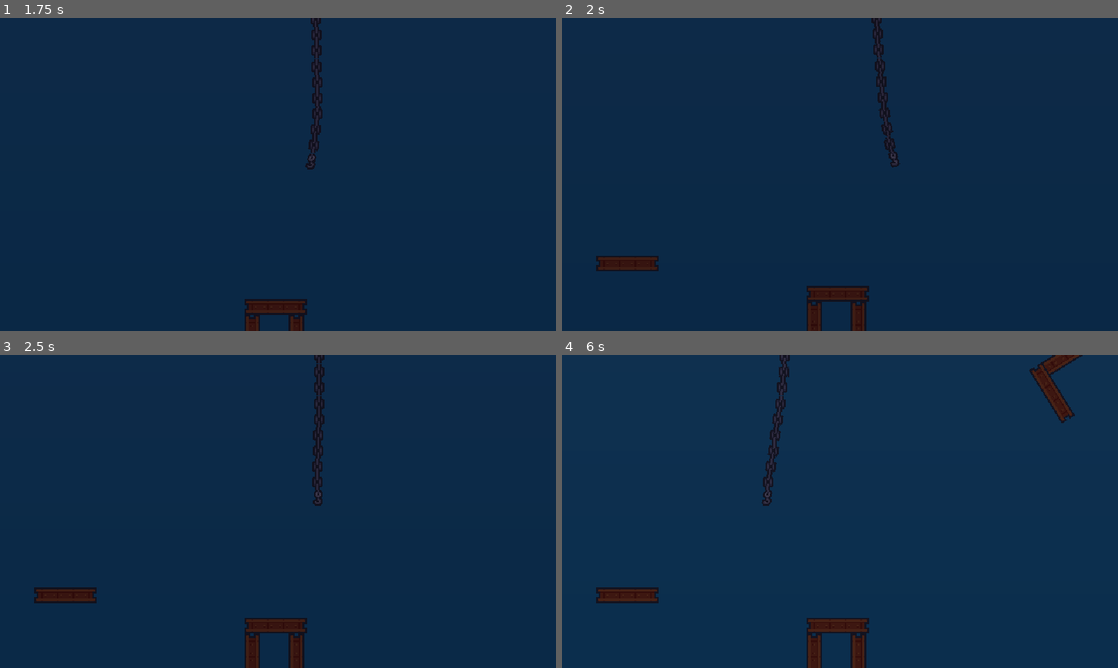
Above: before the commit, frames 1-4 (two rows, left to right).
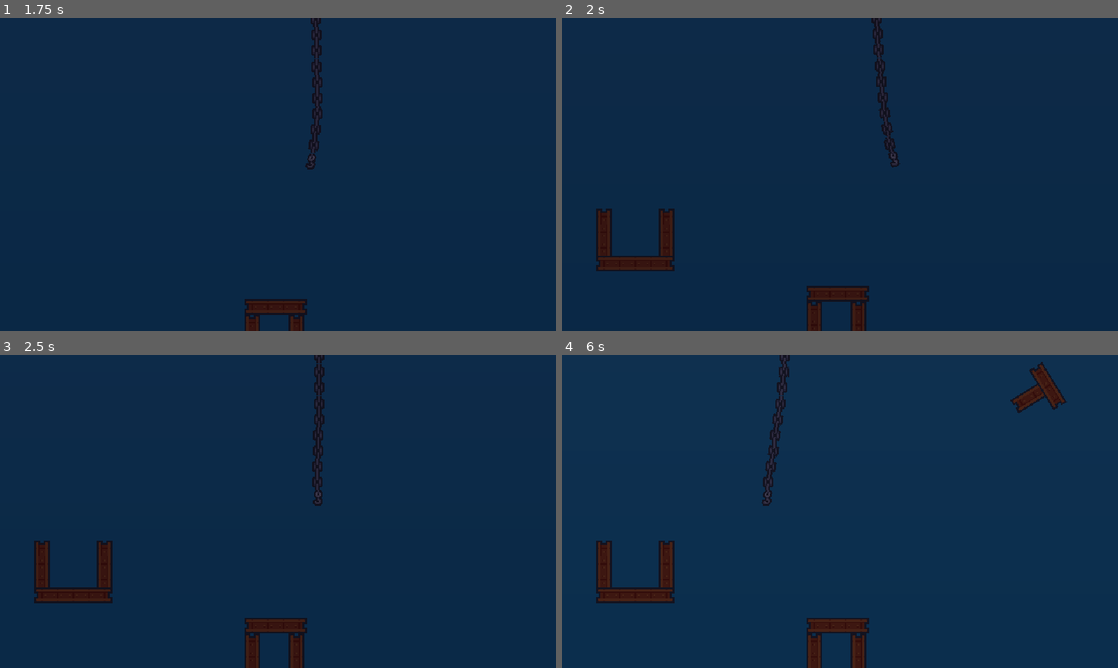
Above: after the commit, the same moments.

Repository: HeadPanda/tower-crane
Game: Godot game, scene res://scenes/main_scenes/level.tscn
The game is run twice, just before and just after one commit, with the same random seed, the same clock (stepped at 60 frames per second) and the same inputs. Sound files missing from this copy of the repository are replaced by a short silence.
Inputs:
- Up to frame 1 (1.75 s): tap Enter at 0.5 s; hold D (move_right) 0.53-1.28 s; tap Space (attach) at 0.6, 1.35 s; hold Ctrl (move_down) from 1.28 s (still down)
- Up to frame 2 (2 s): keep holding Ctrl (move_down)
- Up to frame 3 (2.5 s): release Ctrl (move_down) at 2.03 s; hold D (move_right) from 2.03 s (still down); tap Space (attach) at 2.1 s
- Up to frame 4 (6 s): release D (move_right) at 2.78 s; hold Shift (move_up) 2.78-3.53 s; tap Space (attach) every 0.75 s from 2.85 to 5.85 s; hold A (move_left) 3.53-5.03 s; hold Ctrl (move_down) 5.03-5.78 s; hold D (move_right) from 5.78 s (still down)

Frame 1 is identical in both runs. In frame 2, 1.0% of the frame differs, in the area x 6-21%, y 60-81%; in frame 3, 1.0%; in frame 4, 1.7%, in the area x 6-94%, y 0-80%.

Commit message:
Add more metal block types

Diff:
--- a/scenes/blocks/block.tscn
+++ b/scenes/blocks/block.tscn
@@ -15,8 +15,8 @@
 physics_material_override = SubResource("PhysicsMaterial_o0bwp")
 contact_monitor = true
 max_contacts_reported = 3
-linear_damp = 1.0
-angular_damp = 2.0
+linear_damp = 4.0
+angular_damp = 6.0
 script = ExtResource("1_524ei")
 
 [node name="BlockDetectionArea" type="Area2D" parent="."]
--- a/scenes/blocks/block_spawner.tscn
+++ b/scenes/blocks/block_spawner.tscn
@@ -1,15 +1,18 @@
-[gd_scene load_steps=5 format=3 uid="uid://smsai3kmcuqh"]
+[gd_scene load_steps=8 format=3 uid="uid://smsai3kmcuqh"]
 
 [ext_resource type="Script" uid="uid://dhnxlkfddfg8c" path="res://scenes/blocks/block_spawner.gd" id="1_q70j1"]
 [ext_resource type="PackedScene" uid="uid://1unhserf3qh8" path="res://scenes/blocks/metal_blocks/metal_block_straight.tscn" id="2_jfi4h"]
 [ext_resource type="PackedScene" uid="uid://dlxu57c1cnxuf" path="res://scenes/blocks/metal_blocks/metal_block_l.tscn" id="3_0cnjw"]
+[ext_resource type="PackedScene" uid="uid://b0177buwkgsme" path="res://scenes/blocks/metal_blocks/metal_block_square.tscn" id="4_bkkx8"]
+[ext_resource type="PackedScene" uid="uid://b751fxlubghsc" path="res://scenes/blocks/metal_blocks/metal_block_t.tscn" id="5_gasr1"]
+[ext_resource type="PackedScene" uid="uid://coicobv55yy8u" path="res://scenes/blocks/metal_blocks/metal_block_u.tscn" id="6_tg8wp"]
 
 [sub_resource type="RectangleShape2D" id="RectangleShape2D_0npo0"]
 size = Vector2(150, 102)
 
 [node name="BlockSpawner" type="Node2D"]
 script = ExtResource("1_q70j1")
-block_types = Array[PackedScene]([ExtResource("2_jfi4h"), ExtResource("3_0cnjw")])
+block_types = Array[PackedScene]([ExtResource("2_jfi4h"), ExtResource("3_0cnjw"), ExtResource("4_bkkx8"), ExtResource("5_gasr1"), ExtResource("6_tg8wp")])
 rotations = Array[float]([0.0, 45.0, 90.0, 180.0, 270.0, -45.0, -90.0, -180.0, 0.0, 0.0, 0.0])
 
 [node name="Area2D" type="Area2D" parent="."]
--- /dev/null
+++ b/scenes/blocks/metal_blocks/metal_block_square.tscn
@@ -0,0 +1,31 @@
+[gd_scene load_steps=5 format=4 uid="uid://b0177buwkgsme"]
+
+[ext_resource type="PackedScene" uid="uid://utmw5fssx0wo" path="res://scenes/blocks/block.tscn" id="1_bsb05"]
+[ext_resource type="AudioStream" uid="uid://bwnd02hm5o51i" path="res://assets/audio/sfx/impacts/COINS_~2.WAV" id="2_1gfek"]
+
+[sub_resource type="RectangleShape2D" id="RectangleShape2D_bsb05"]
+size = Vector2(76, 77)
+
+[sub_resource type="RectangleShape2D" id="RectangleShape2D_1gfek"]
+size = Vector2(71, 71)
+
+[node name="MetalBlockSquare" instance=ExtResource("1_bsb05")]
+mass = 4.0
+
+[node name="CollisionShape2D" parent="BlockDetectionArea" index="0"]
+visible = false
+position = Vector2(0, -27.5)
+shape = SubResource("RectangleShape2D_bsb05")
+
+[node name="TileMapLayer" parent="." index="1"]
+position = Vector2(0, 8)
+tile_map_data = PackedByteArray("AAD+//z/AQAEAAAAAAD+//3/AQAFAAAAAFD+//7/AQAFAAAAAFD+////AQAEAAAAAAD/////AQAFAAAAAAAAAP//AQAFAAAAAAABAP//AQAGAAAAAAABAPz/AQAGAAAAAAABAP3/AQAFAAAAAFABAP7/AQAFAAAAAFD///z/AQAFAAAAAAAAAPz/AQAFAAAAAAA=")
+
+[node name="SFX" parent="." index="2"]
+stream = ExtResource("2_1gfek")
+volume_db = -25.0
+bus = &"SFX"
+
+[node name="CollisionShape2D" type="CollisionShape2D" parent="." index="4"]
+position = Vector2(-0.5, -28.5)
+shape = SubResource("RectangleShape2D_1gfek")
--- a/scenes/blocks/metal_blocks/metal_block_straight.tscn
+++ b/scenes/blocks/metal_blocks/metal_block_straight.tscn
@@ -7,6 +7,9 @@
 size = Vector2(71, 17)
 
 [node name="MetalBlockStraight" instance=ExtResource("1_ul6sl")]
+
+[node name="CollisionShape2D" parent="BlockDetectionArea" index="0"]
+visible = false
 
 [node name="TileMapLayer" parent="." index="1"]
 position = Vector2(0, 8)
--- /dev/null
+++ b/scenes/blocks/metal_blocks/metal_block_t.tscn
@@ -0,0 +1,21 @@
+[gd_scene load_steps=3 format=3 uid="uid://b751fxlubghsc"]
+
+[ext_resource type="PackedScene" uid="uid://utmw5fssx0wo" path="res://scenes/blocks/block.tscn" id="1_l3ky5"]
+[ext_resource type="AudioStream" uid="uid://bwnd02hm5o51i" path="res://assets/audio/sfx/impacts/COINS_~2.WAV" id="2_kil8m"]
+
+[node name="MetalBlockT" instance=ExtResource("1_l3ky5")]
+
+[node name="CollisionShape2D" parent="BlockDetectionArea" index="0"]
+visible = false
+
+[node name="TileMapLayer" parent="." index="1"]
+position = Vector2(0, 8)
+tile_map_data = PackedByteArray(0, 0, 255, 255, 255, 255, 1, 0, 5, 0, 0, 0, 0, 0, 0, 0, 255, 255, 1, 0, 6, 0, 0, 0, 0, 0, 254, 255, 255, 255, 1, 0, 4, 0, 0, 0, 0, 0, 255, 255, 0, 0, 1, 0, 5, 0, 0, 0, 0, 80, 255, 255, 1, 0, 1, 0, 6, 0, 0, 0, 0, 80)
+
+[node name="SFX" parent="." index="2"]
+stream = ExtResource("2_kil8m")
+volume_db = -25.0
+bus = &"SFX"
+
+[node name="CollisionPolygon2D" type="CollisionPolygon2D" parent="." index="4"]
+polygon = PackedVector2Array(-17, 43, -1, 43, -1, 7, 17, 7, 17, -9, -35, -9, -35, 7, -17, 7)
--- /dev/null
+++ b/scenes/blocks/metal_blocks/metal_block_u.tscn
@@ -0,0 +1,27 @@
+[gd_scene load_steps=4 format=4 uid="uid://coicobv55yy8u"]
+
+[ext_resource type="PackedScene" uid="uid://utmw5fssx0wo" path="res://scenes/blocks/block.tscn" id="1_3rb0s"]
+[ext_resource type="AudioStream" uid="uid://bwnd02hm5o51i" path="res://assets/audio/sfx/impacts/COINS_~2.WAV" id="2_iwi0m"]
+
+[sub_resource type="RectangleShape2D" id="RectangleShape2D_fv8ah"]
+size = Vector2(76, 77)
+
+[node name="MetalBlockU" instance=ExtResource("1_3rb0s")]
+mass = 4.0
+
+[node name="CollisionShape2D" parent="BlockDetectionArea" index="0"]
+visible = false
+position = Vector2(0, -27.5)
+shape = SubResource("RectangleShape2D_fv8ah")
+
+[node name="TileMapLayer" parent="." index="1"]
+position = Vector2(0, 8)
+tile_map_data = PackedByteArray("AAD/////AQAFAAAAAAAAAP//AQAFAAAAAAD+////AQAEAAAAAAABAP//AQAFAAAAAAD+//7/AQAFAAAAAFD+//3/AQAFAAAAAFD+//z/AQAGAAAAAGACAPz/AQAGAAAAAGACAP3/AQAFAAAAAFACAP7/AQAFAAAAAFACAP//AQAGAAAAAAA=")
+
+[node name="SFX" parent="." index="2"]
+stream = ExtResource("2_iwi0m")
+volume_db = -25.0
+bus = &"SFX"
+
+[node name="CollisionPolygon2D" type="CollisionPolygon2D" parent="." index="4"]
+polygon = PackedVector2Array(-35, 7, 53, 7, 53, -10, 53, -63, 37, -63, 37, -10, -19, -10, -19, -63, -35, -63)
--- a/scenes/crane/crane.tscn
+++ b/scenes/crane/crane.tscn
@@ -18,6 +18,7 @@
 collision_layer = 2
 collision_mask = 0
 script = ExtResource("1_v74g6")
+rotation_amount = 1.5
 metadata/_edit_vertical_guides_ = [643.0]
 
 [node name="Camera2D" type="Camera2D" parent="."]
